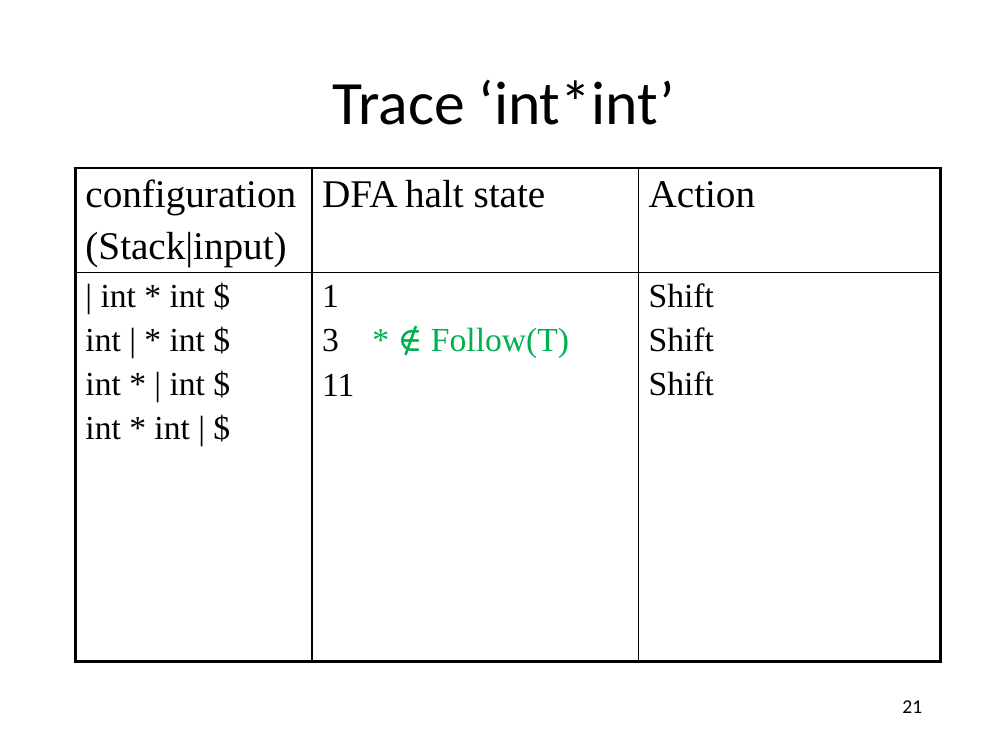
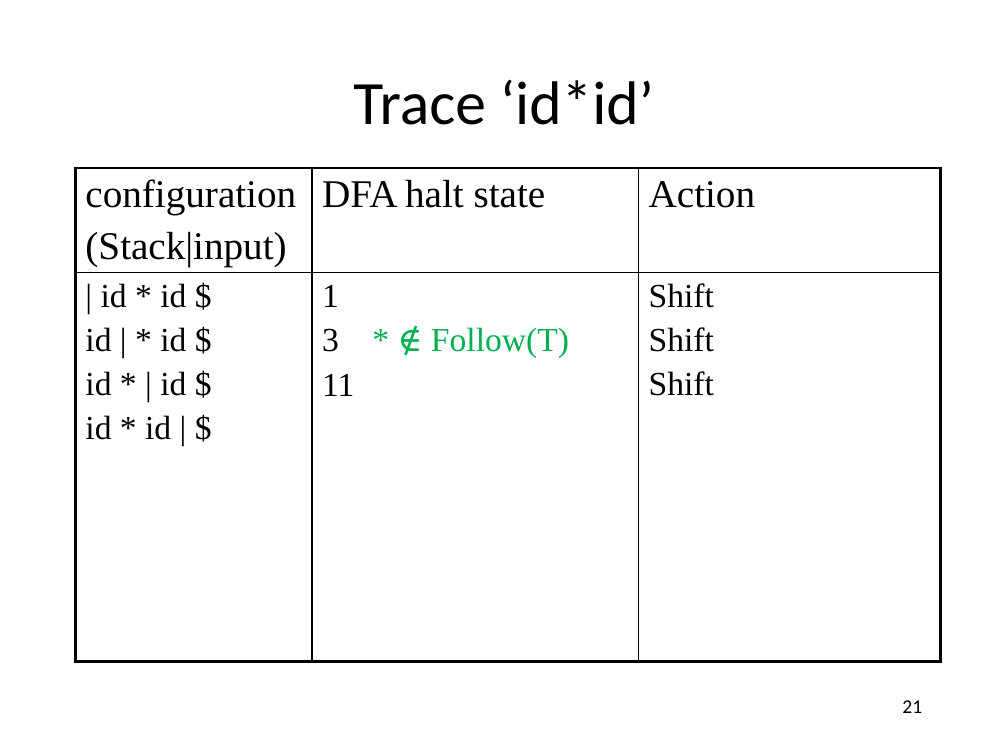
Before and after one commit to anoopsarkar/compilers-class, a slide deck: slide 21 of assets/ppt/parsing/lr3-slr_1-parsing.pptx. Drawn at 1008x756 pixels with LibreOffice and Linux fonts; fonts in the diff are those of the drawing. Boxes give left, top, right and bottom in pixels: in the first picture for what was removed or moved away, otherwise in the second. Text is boxed around its words. In the diff, an @@ line names an element or a change of style, - is before the commit and + after.

Commit message:
fixed typos in slides

```diff
--- a/assets/ppt/parsing/lr3-slr_1-parsing.pptx
+++ b/assets/ppt/parsing/lr3-slr_1-parsing.pptx
@@ title at <box>353,79,654,125</box>: text changed @@
-Trace ‘int*int’
+Trace ‘id*id’
@@ table at <box>76,168,941,671</box> @@
-row 2, column 1: | int * int $ / int | * int $ / int * | int $ / int * int | $
+row 2, column 1: | id * id $ / id | * id $ / id * | id $ / id * id | $
```
Also in this commit, not shown: 15 other slides changed, 1 other file.
